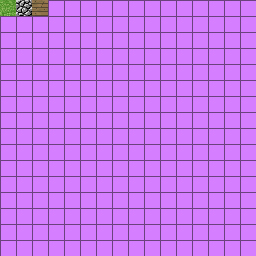
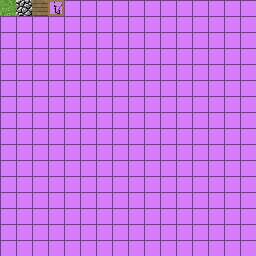
Layer changes from the first 256x256 image to the second:
added layer "Layer #1" above "Layer" over [48, 0, 64, 16]
painted on "Layer" over [32, 0, 49, 16]
painted on "Grass" over [0, 0, 16, 16]
painted on "Background" over [0, 0, 64, 16]
